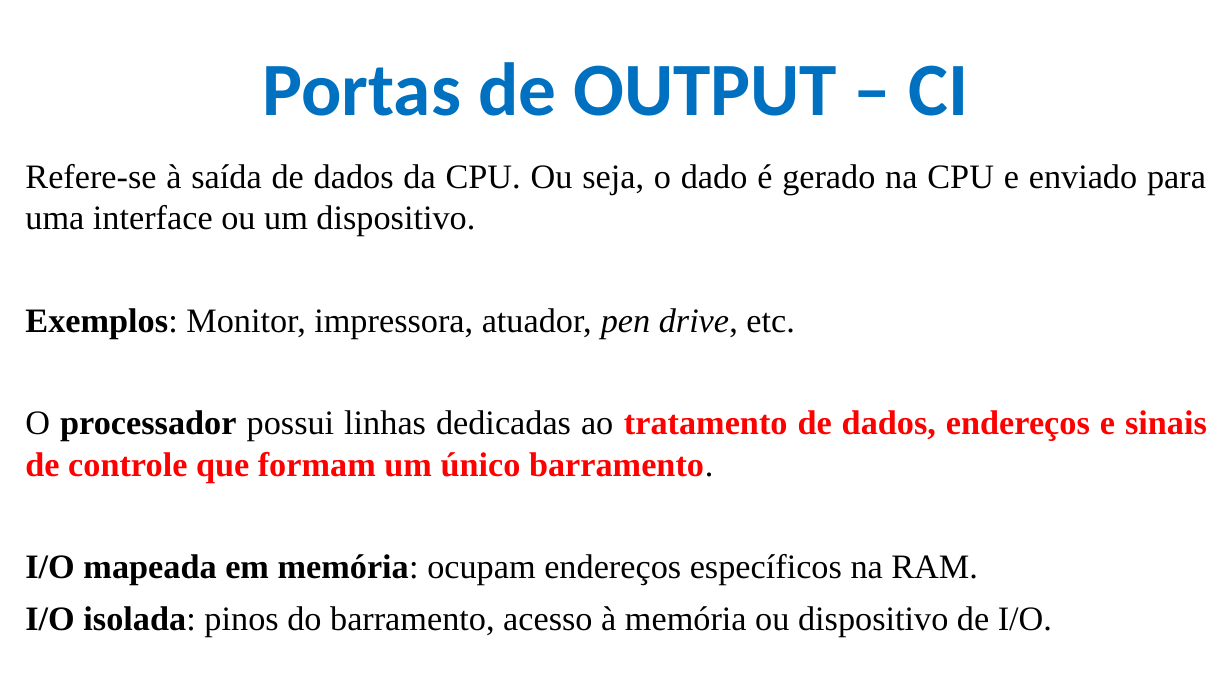
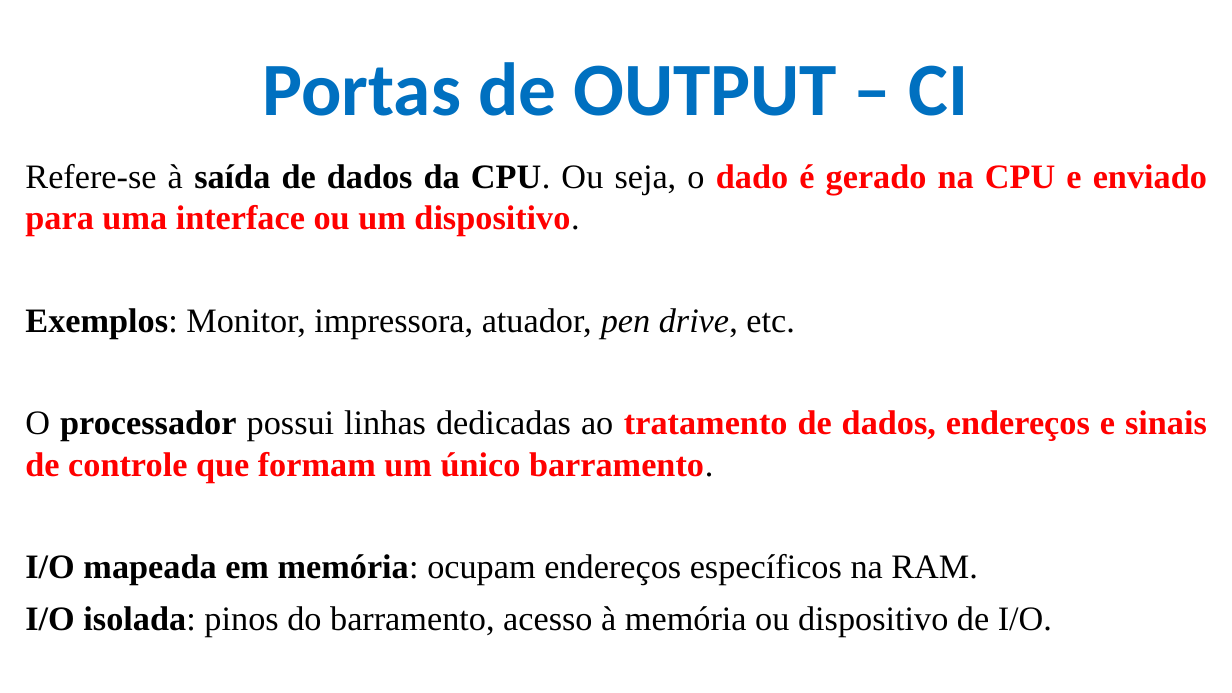
Before and after one commit to CloudEducationBrazil/WydenArea1ProgramacaoMicrocontroladores, a slide deck: slide 21 of 01 Classes/Aula 05 - Programação Microcontroladores - Periféricos Integrados - Portas e Conversores.pptx. Drawn at 1232x693 pixels with LibreOffice and Linux fonts; fonts in the diff are those of the drawing; background and template pictures are left out. Boxes give left, top, right and bottom in pixels: in the first picture for what was removed or moved away, otherwise in the second. Text is boxed around its words. In the diff, an @@ line names an element or a change of style, - is before the commit and + after.

```diff
--- a/01 Classes/Aula 05 - Programação Microcontroladores - Periféricos Integrados - Portas e Conversores.pptx
+++ b/01 Classes/Aula 05 - Programação Microcontroladores - Periféricos Integrados - Portas e Conversores.pptx
@@ text at <box>25,164,1207,236</box>: text colour #000000 to #FF0000 in "dado é gerado na CPU e enviado ..."; bold on in "saída de dados da CPU. dado é ..." @@
```
Also in this commit, not shown: 5 other slides changed.
